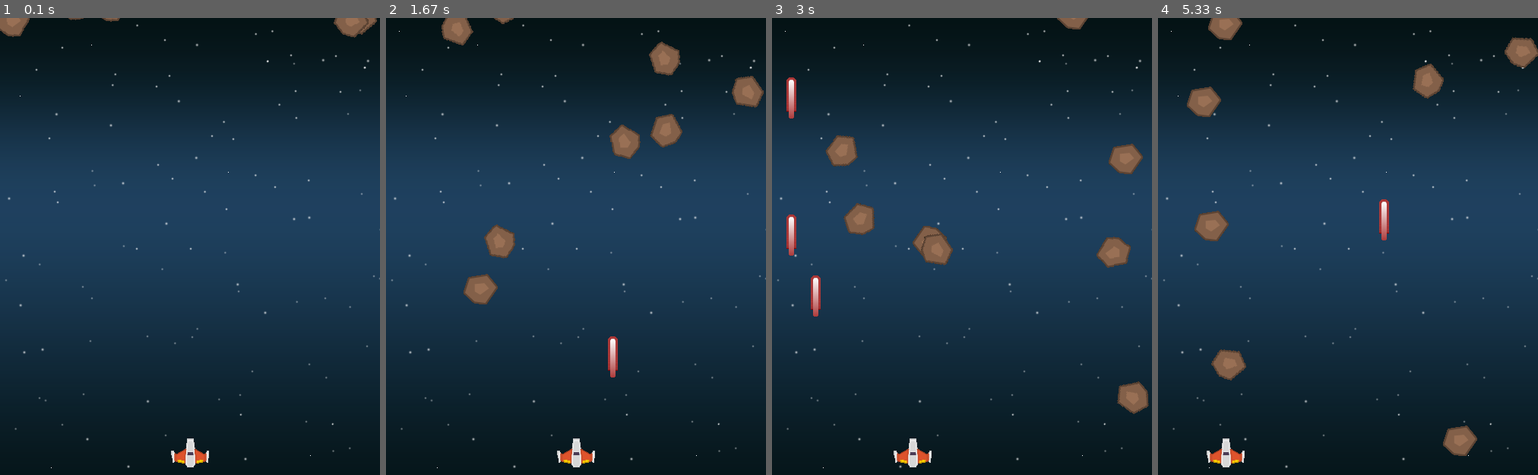
Above: before the commit, frames 1-4 (left to right).
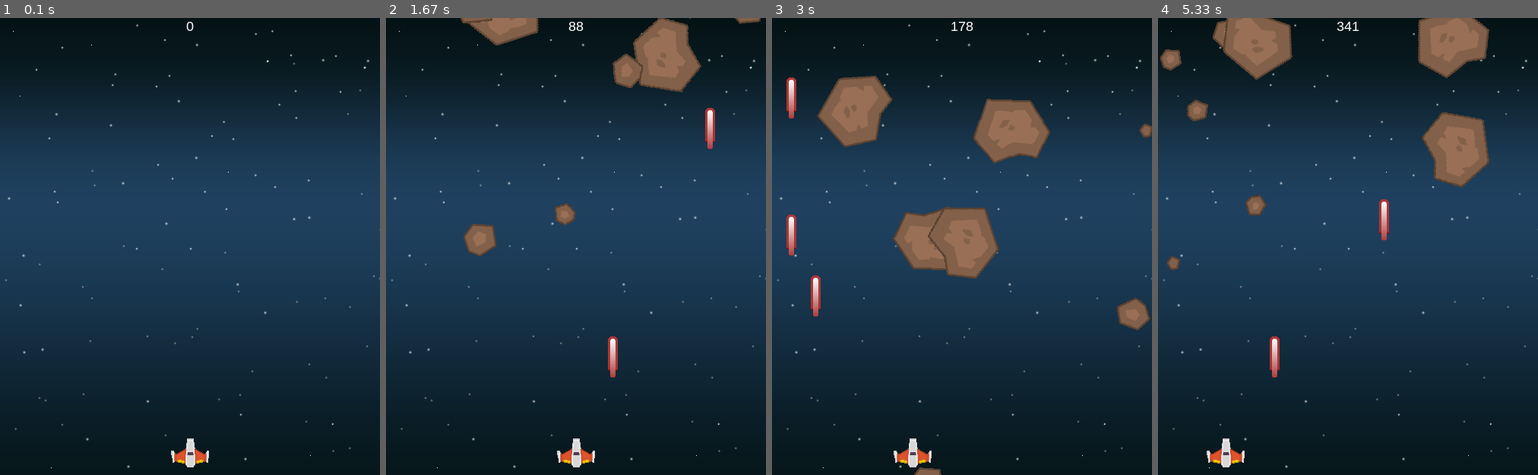
Above: after the commit, the same moments.

Repository: gvuyo/pygame1
Game: pygame game, started from main.py
Same seed, same stepped clock (60 frames per second), same inputs: the game is played once before the commit and once after it.
Inputs:
- Up to frame 1 (0.1 s): no input
- Up to frame 2 (1.67 s): tap Space at 0.33, 0.73, 1.03, 1.23, 1.53 s; hold D 0.67-1.13 s; hold A 1.17-1.63 s
- Up to frame 3 (3 s): hold A 1.67-2.2 s; tap Space at 1.73, 2.03, 2.3, 2.6, 2.73 s; hold A 2.23-2.63 s; hold D from 2.67 s (still down)
- Up to frame 4 (5.33 s): tap Space at 3.03, 3.4, 3.7, 3.9, 4.2, 4.9, 5.2 s; release D at 3.3 s; hold A 3.33-3.8 s; hold D 3.83-4.3 s; hold A from 4.83 s (still down)

The runs differ from the first frame. In frame 1, 0.7% of the frame differs, in the area x 0-100%, y 0-5%; in frame 2, 6.3%; in frame 3, 9.9%, in the area x 11-100%, y 0-100%; in frame 4, 9.2%.

Commit message:
石頭動畫,不同的石頭,分數

Diff:
--- a/main.py
+++ b/main.py
@@ -21,8 +21,19 @@
 #載入圖片
 background_img = pygame.image.load(os.path.join("img","background.png")).convert()
 player_img = pygame.image.load(os.path.join("img","player.png")).convert()
-rock_img = pygame.image.load(os.path.join("img","rock.png")).convert()
+#rock_img = pygame.image.load(os.path.join("img","rock.png")).convert()
 bullet_img = pygame.image.load(os.path.join("img","bullet.png")).convert()
+rock_imgs = []
+for i in range(7):
+    rock_imgs.append(pygame.image.load(os.path.join("img", f"rock{i}.png")).convert())
+font_name = pygame.font.match_font('arial')
+def draw_text(surf, text, size, x, y):
+    font = pygame.font.Font(font_name, size)
+    text_surface = font.render(text, True,WHITE)
+    text_rect = text_surface.get_rect()
+    text_rect.centerx = x
+    text_rect.centery =y
+    surf.blit(text_surface, text_rect)
 
 class Player(pygame.sprite.Sprite):
     def __init__(self):
@@ -53,14 +64,14 @@
 class RocK(pygame.sprite.Sprite):
     def __init__(self):
         pygame.sprite.Sprite.__init__(self)
-        self.image_ori = rock_img
+        self.image_ori = random.choice(rock_imgs)
         self.image_ori.set_colorkey(BLACK)
         self.image = self.image_ori.copy()
         self.rect = self.image.get_rect()
-        self.radius = self.rect.width * 0.85 / 2
+        self.radius = int(self.rect.width * 0.85 / 2)
         #pygame.draw.circle(self.image, RED, self.rect.center, self.radius)
         self.rect.x = random.randrange(0, WIDTH - self.rect.width)
-        self.rect.y = random.randrange(-100, -40)
+        self.rect.y = random.randrange(-180, -100)
         self.speedy = random.randrange(2, 10)
         self.speedx = random.randrange(-3, 3)
         self.total_degree = 0
@@ -81,7 +92,6 @@
             self.rect.y = random.randrange(-100, -40)
             self.speedy = random.randrange(2, 10)
             self.speedx = random.randrange(-3, 3)
-
 class Bullet(pygame.sprite.Sprite):
     def __init__(self, x, y):
         pygame.sprite.Sprite.__init__(self)
@@ -105,6 +115,7 @@
     rock = RocK()
     all_sprites.add(rock)
     rocks.add(rock)
+score = 0
 
 # 遊戲迴圈
 running = True
@@ -121,6 +132,7 @@
     all_sprites.update()
     hits = pygame.sprite.groupcollide(rocks ,bullets, True, True)
     for hit in hits:
+        score += hit.radius
         rock = RocK()
         all_sprites.add(rock)
         rocks.add(rock)
@@ -132,6 +144,7 @@
     screen.fill(BLACK)
     screen.blit(background_img, (0,0))
     all_sprites.draw(screen)
+    draw_text(screen, str(score), 18, WIDTH/2 ,10 )
     pygame.display.update()
 
 pygame.quit()
